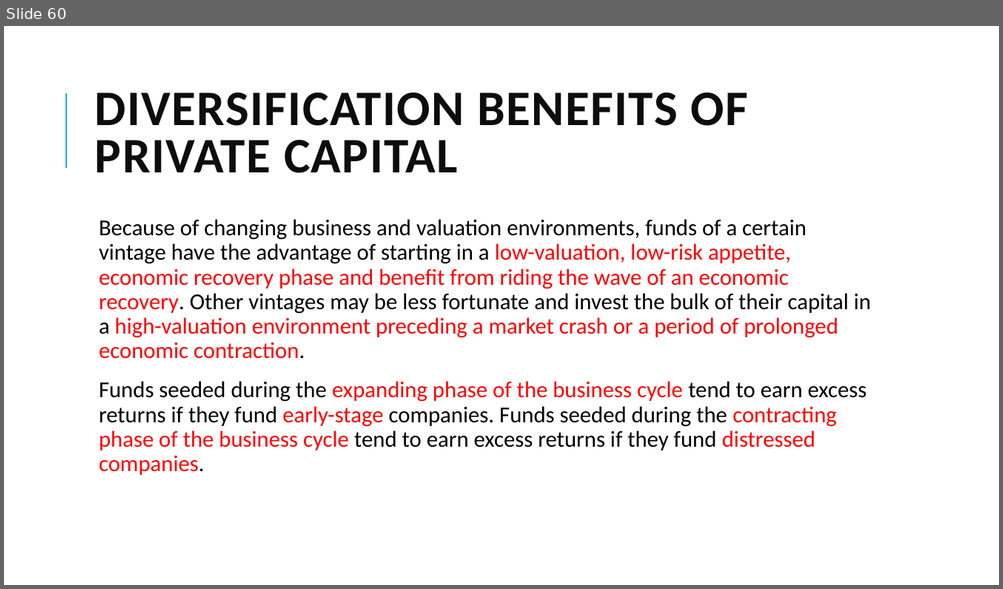
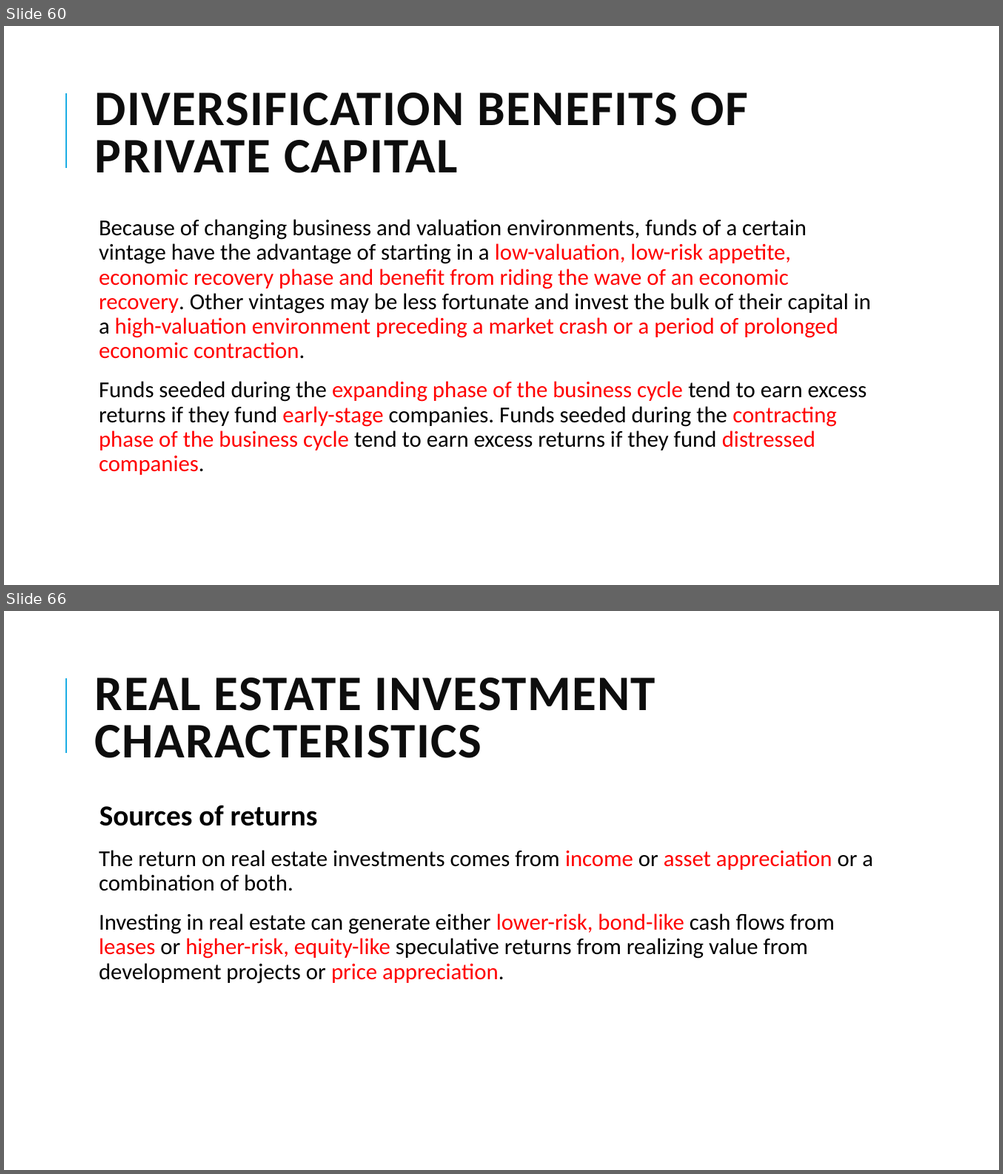
Before and after one commit to Isco0530/data, a slide deck: 2024Alternative.pptx. Shown one above the other, each under a label of ours: slide 60 before the commit, slides 60 and 66 after it; the slides between them are not shown. The pictures are 1003x589 and 1003x1174 pixels, drawn with LibreOffice and Linux fonts; fonts in the diff are those of the drawing. Boxes give left, top, right and bottom in pixels: in the first picture for what was removed or moved away, otherwise in the second. Text is boxed around its words. In the diff, an @@ line names an element or a change of style, - is before the commit and + after.

```diff
--- a/2024Alternative.pptx
+++ b/2024Alternative.pptx
@@ slide 66 added at [4, 611, 999, 1170], background #FFFFFF; not listed: 1 template element that a slide beside it also shows @@
@@ title added at [95, 678, 655, 758], 48 pt, text #0D0D0D, bold @@
+REAL ESTATE INVESTMENT
+CHARACTERISTICS
@@ text added at [99, 805, 873, 984], 22 pt, text #000000 @@
+  Sources of returns
+  The return on real estate investments comes from income or asset appreciation or a combination of both.
+  Investing in real estate can generate either lower-risk, bond-like cash flows from leases or higher-risk, equity-like speculative returns from realizing value from development projects or price appreciation.
```
Also in this commit, not shown: 8 other slides added.
